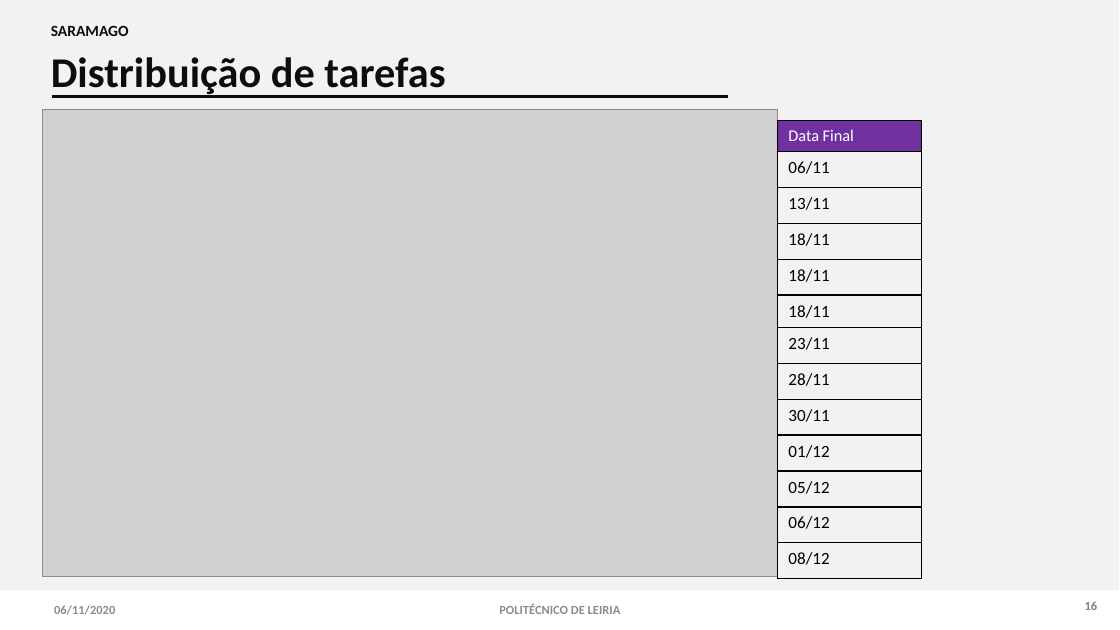
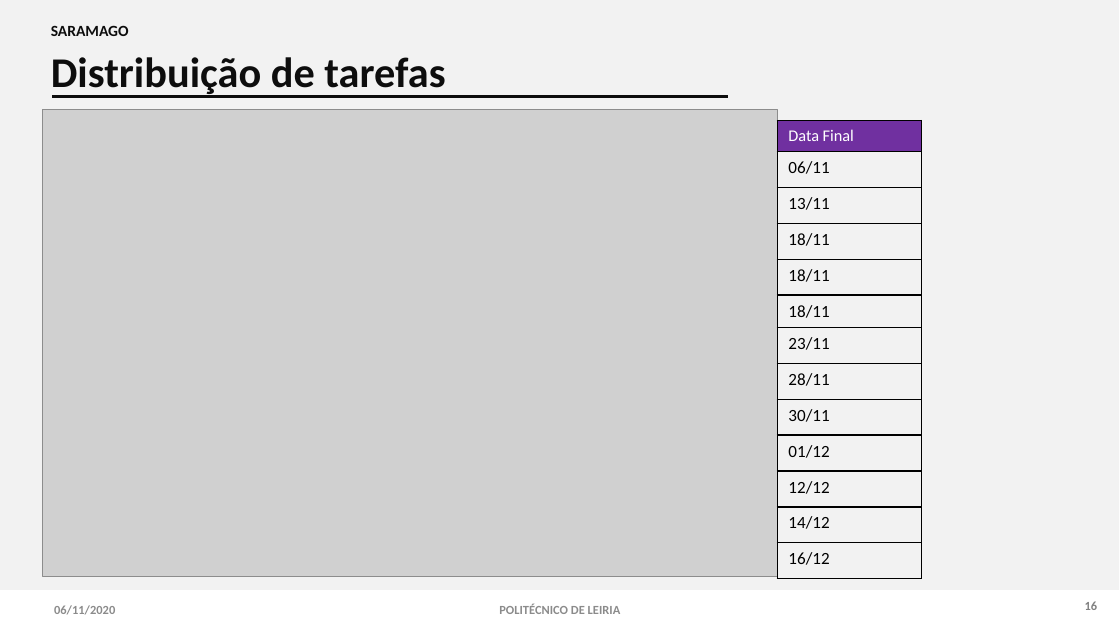
Before and after one commit to 2180622/IPL_PSI_ProjetoFinal_SARAMAGO, a slide deck: slide 17 of documentacao/Especificacao_Sistema_Informacao/android/IPL-TeSP-AMSI-SARAMAGO.pptx. Drawn at 1120x630 pixels with LibreOffice and Linux fonts; fonts in the diff are those of the drawing; grey boxes stand for pictures. Boxes give left, top, right and bottom in pixels: in the first picture for what was removed or moved away, otherwise in the second. Text is boxed around its words. In the diff, an @@ line names an element or a change of style, - is before the commit and + after.

```diff
--- a/documentacao/Especificacao_Sistema_Informacao/android/IPL-TeSP-AMSI-SARAMAGO.pptx
+++ b/documentacao/Especificacao_Sistema_Informacao/android/IPL-TeSP-AMSI-SARAMAGO.pptx
@@ table at (777,121,922,579) @@
-row 11, column 1: 05/12
+row 11, column 1: 12/12
-row 12, column 1: 06/12
+row 12, column 1: 14/12
-row 13, column 1: 08/12
+row 13, column 1: 16/12
```
Also in this commit, not shown: 1 other slide changed, 2 other files.
